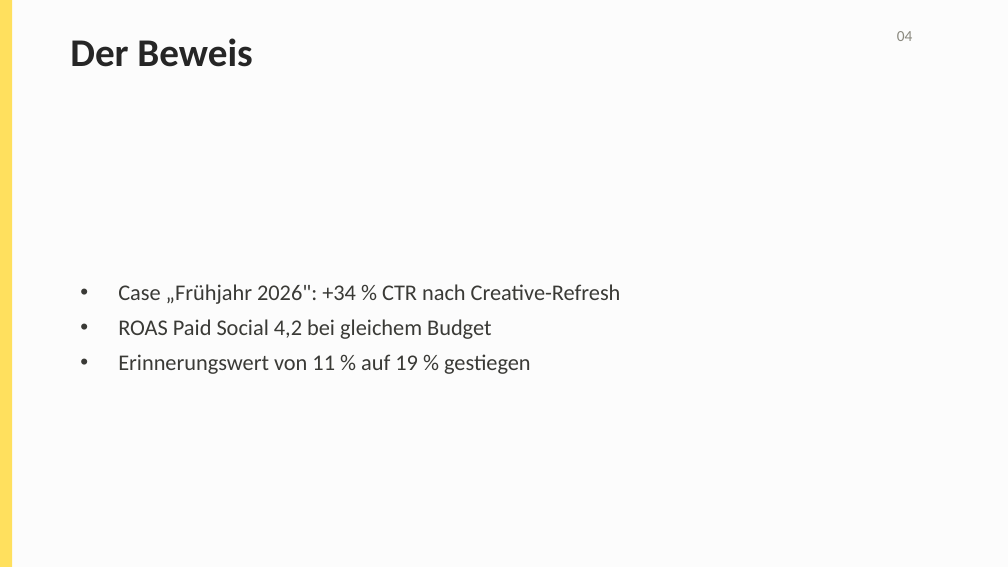
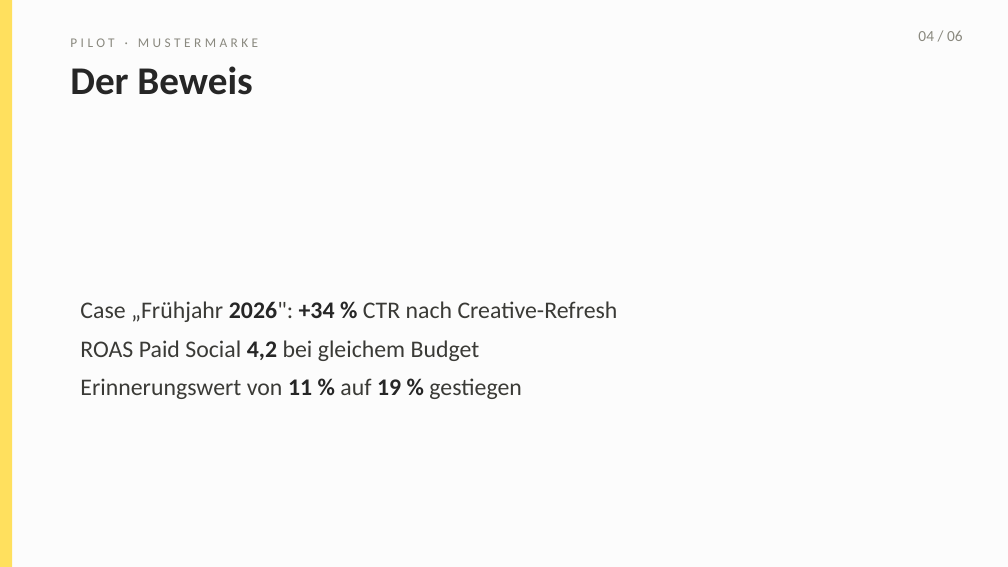
Before and after one commit to CeeKay1901/pilot-skillmarkt, a slide deck: slide 5 of demo/pptx/pitch-deck.pptx. Drawn at 1008x567 pixels with LibreOffice and Linux fonts; fonts in the diff are those of the drawing. Boxes give left, top, right and bottom in pixels: in the first picture for what was removed or moved away, otherwise in the second. Text is boxed around its words. In the diff, an @@ line names an element or a change of style, - is before the commit and + after.

```diff
--- a/demo/pptx/pitch-deck.pptx
+++ b/demo/pptx/pitch-deck.pptx
@@ text added at bbox=[70, 38, 258, 47], 9.5 pt, text #8A897F @@
+PILOT · MUSTERMARKE
@@ text at bbox=[918, 31, 963, 41]: text changed @@
-04
+04 / 06
@@ text "Der Beweis": place and size @@
-text "Der Beweis" at bbox=[70, 38, 252, 67]
+text "Der Beweis" at bbox=[70, 66, 252, 95]
@@ text "Case „Frühjahr 2026": +34 % ...": place and size @@
-text "Case „Frühjahr 2026": +34 % ..." at bbox=[118, 284, 621, 374]
+text "Case „Frühjahr 2026": +34 % ..." at bbox=[80, 301, 618, 399]
@@ text "Case „Frühjahr 2026": +34 % ..." at bbox=[80, 301, 618, 399]: size 16 to 17 pt; text colour #3A3A36 to #262626, bold on in "2026": +34 %", "4,2", "11 % 19 %"; indent changed; line spacing 1.3 to 1.35 @@
```
Also in this commit, not shown: 6 other slides changed, 5 other files.
